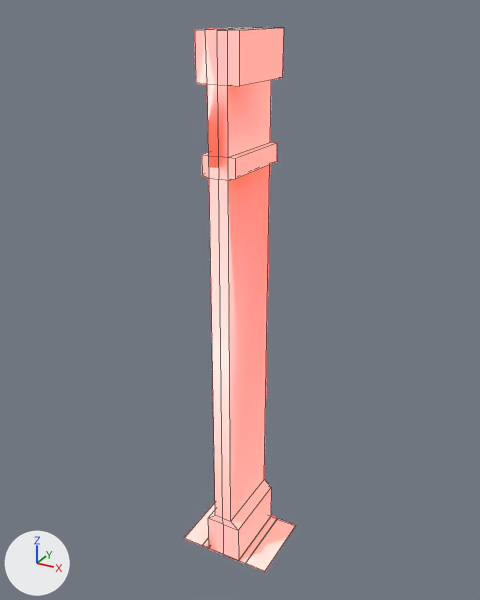
The FBX model Assets/5. Models/Wall.fbx: old version first, new version second.
Camera for both pictures: a camera (50 mm lens) standing at (4.8, -8.76, 9.27) and looking at (-0.08, 0.12, 4.83). Lighting does not change. The marker at lower left points along +X, +Y and +Z. The picture after the commit comes second. Mesh edges are drawn as thin lines.

In view in the first picture: 'Wall'.
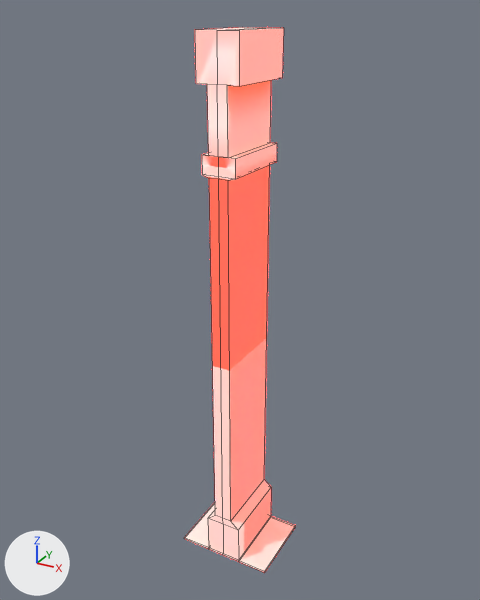
The newer file is also turned or shifted as a whole; pictures and numbers use the older file's frame.

What differs and where, as boxes (x1, y1, x2, y2) in the pictures (480 x 600 px):
'Wall', reshaped: before (185, 27, 296, 572); after (184, 27, 296, 572)

Diff of the bpy script that builds the scene:
```diff
--- a/Assets/5. Models/Wall.fbx.py
+++ b/Assets/5. Models/Wall.fbx.py
@@ me_cube_013 @@
 # used by ob_wall; location = (0.0, 0.0, 0.0)
-me_cube_013.from_pydata(...)  # 80 vertices, 84 faces; spans x -0.86..0.86, y -0.66..0.66, z 0.0..9.0
+me_cube_013.from_pydata(...)  # 72 vertices, 87 faces; spans x -0.86..0.86, y -0.66..0.66, z -0.01..9.0
+# me_cube_013 part 1
+# 12 vertices are removed from x -0.46..0.46, y -0.66..0.66, z 0.0..9.0
+# 45 faces are deleted
+# 10 vertices in x -0.86..0.86, y -0.66..0.66, z 0.0 move by (0.0, 0.0, -0.01)
+# 4 vertices are added at (0.0, -0.66, 7.06), (0.0, 0.66, 7.06), (0.0, 0.66, 7.35), (0.0, -0.66, 7.35)
+# 48 new faces join them
 me_cube_013.materials.append(mat_lowpolycommon)
```
